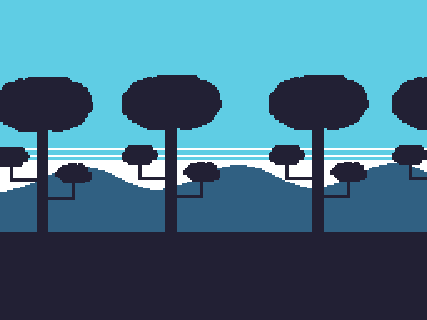
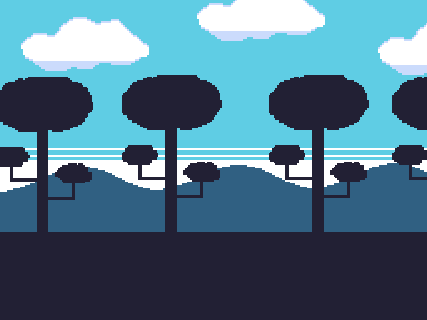
The second 427px x 320px image is a revision of the first. Changes to its layers:
painted on "Layer #1" over <box>21,0,427,75</box>
